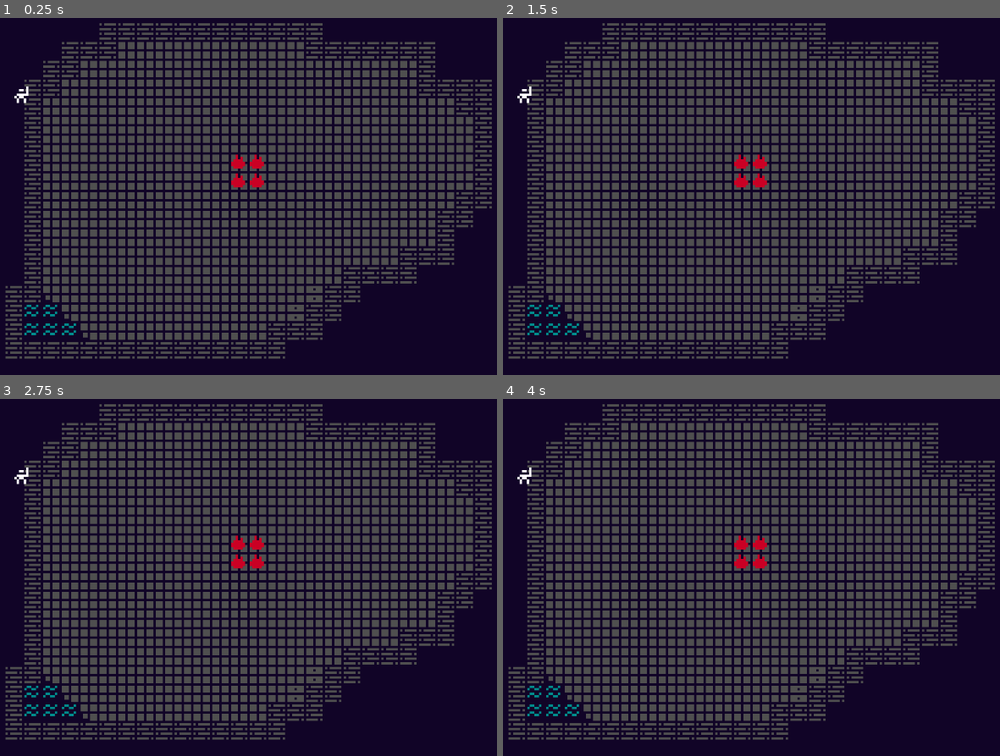
Above: before the commit, frames 1-4 (two rows, left to right).
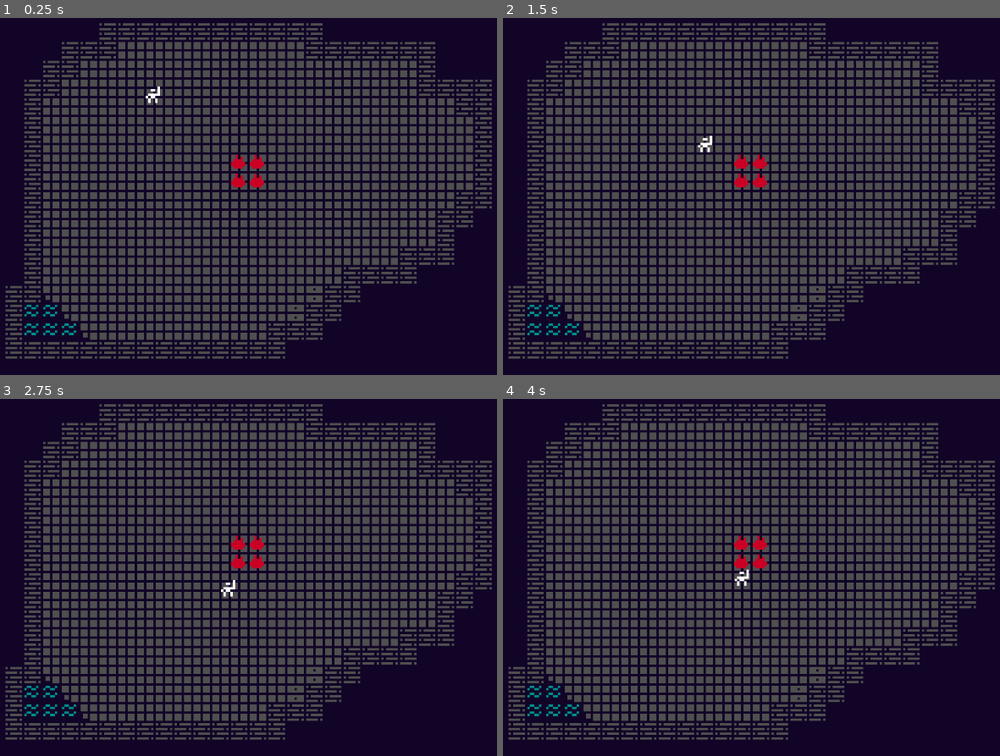
Above: after the commit, the same moments.

Repository: Hamblok0/Gremory
Game: Godot game, scene res://game.tscn
Two runs of this game, one before a commit and one after it. Both use one fixed random seed, a clock stepped at 60 frames per second and the inputs below.
Inputs:
- Up to frame 1 (0.25 s): no input
- Up to frame 2 (1.5 s): tap Enter at 0.5 s; hold M (player_downright) 0.53-1.28 s; hold J (player_down) from 1.28 s (still down)
- Up to frame 3 (2.75 s): release J (player_down) at 2.03 s; hold M (player_downright) from 2.03 s (still down)
- Up to frame 4 (4 s): release M (player_downright) at 2.78 s; hold K (player_up) 2.78-3.53 s; hold N (player_downleft) from 3.53 s (still down)

The runs differ from the first frame. In frame 1, 0.1% of the frame differs, in the area x 2-33%, y 19-24%; in frame 2, 0.1%; in frame 3, 0.1%; in frame 4, 0.1%, in the area x 2-50%, y 19-53%.

Commit message:
Basic movement implementation

Diff:
--- /dev/null
+++ b/GridMove.gd
@@ -0,0 +1,25 @@
+extends Node2D
+
+class_name GridMove
+@export var self_node: Node2D
+@export var speed: float = 0.35
+
+var moving: bool = false
+
+# Called when the node enters the scene tree for the first time.
+func _ready() -> void:
+	pass # Replace with function body.
+
+
+# Called every frame. 'delta' is the elapsed time since the previous frame.
+func _process(delta: float) -> void:
+	pass
+
+func move(direction: Vector2) -> void:
+	if !moving:
+		moving = true
+		var new_pos: Vector2 = self_node.global_position + (direction * Constants.TILE_SIZE)
+		var transition: Tween = create_tween()
+
+		transition.tween_property(self_node, "position", new_pos, speed).set_trans(Tween.TRANS_LINEAR)
+		transition.tween_callback(func() -> void: moving = false)
--- /dev/null
+++ b/constants.gd
@@ -0,0 +1,3 @@
+extends Node
+
+const TILE_SIZE: int = 32
--- /dev/null
+++ b/grid_move.tscn
@@ -0,0 +1,6 @@
+[gd_scene load_steps=2 format=3 uid="uid://be2qhhxflgl01"]
+
+[ext_resource type="Script" path="res://GridMove.gd" id="1_ngfac"]
+
+[node name="GridMove" type="Node2D"]
+script = ExtResource("1_ngfac")
--- a/player.gd
+++ b/player.gd
@@ -2,34 +2,40 @@
 
 class_name Player
 
-var pos: Vector2i = Vector2i(7, 0)
+var grid_move: GridMove
 
 # Called when the node enters the scene tree for the first time.
 func _ready() -> void:
-	pass
+	grid_move = $GridMove
+	position = Vector2(7, 0) * Constants.TILE_SIZE
 
 # Called every frame. 'delta' is the elapsed time since the previous frame.
 func _process(delta: float) -> void:
 	handle_movement()
 
 func handle_movement() -> void:
+	var pos: Vector2 = Vector2.ZERO
+
 	if Input.is_action_pressed("player_up"):
+		pos.y -= 1
+	if Input.is_action_pressed("player_down"):
 		pos.y += 1
-	if Input.is_action_pressed("player_down"):
-		pos.y -= 1
 	if Input.is_action_pressed("player_left"):
 		pos.x -= 1
 	if Input.is_action_pressed("player_right"):
 		pos.x += 1
 	if Input.is_action_pressed("player_upright"):
+		pos.y -= 1
+		pos.x += 1
+	if Input.is_action_pressed("player_upleft"):
+		pos.y -= 1
+		pos.x -= 1
+	if Input.is_action_pressed("player_downleft"):
+		pos.y += 1
+		pos.x -= 1
+	if Input.is_action_pressed("player_downright"):
 		pos.y += 1
 		pos.x += 1
-	if Input.is_action_pressed("player_upleft"):
-		pos.y += 1
-		pos.x -= 1
-	if Input.is_action_pressed("player_downleft"):
-		pos.y -= 1
-		pos.x -= 1
-	if Input.is_action_pressed("player_downright"):
-		pos.y -= 1
-		pos.x += 1
+
+	if pos != Vector2.ZERO:
+		grid_move.move(pos)
--- a/player.tscn
+++ b/player.tscn
@@ -1,7 +1,8 @@
-[gd_scene load_steps=3 format=3 uid="uid://clqd3b8kopht2"]
+[gd_scene load_steps=4 format=3 uid="uid://clqd3b8kopht2"]
 
 [ext_resource type="Script" path="res://player.gd" id="1_yta2r"]
 [ext_resource type="Texture2D" uid="uid://8hdpcl7xdr6x" path="res://tiles.png" id="2_o3u3n"]
+[ext_resource type="PackedScene" uid="uid://be2qhhxflgl01" path="res://grid_move.tscn" id="3_r1ssf"]
 
 [node name="Player" type="Node2D"]
 script = ExtResource("1_yta2r")
@@ -10,3 +11,6 @@
 texture = ExtResource("2_o3u3n")
 region_enabled = true
 region_rect = Rect2(32, 96, 32, 32)
+
+[node name="GridMove" parent="." node_paths=PackedStringArray("self_node") instance=ExtResource("3_r1ssf")]
+self_node = NodePath("..")
--- a/project.godot
+++ b/project.godot
@@ -14,6 +14,10 @@
 run/main_scene="res://game.tscn"
 config/features=PackedStringArray("4.2", "Forward Plus")
 config/icon="res://icon.svg"
+
+[autoload]
+
+Constants="*res://constants.gd"
 
 [debug]
 
